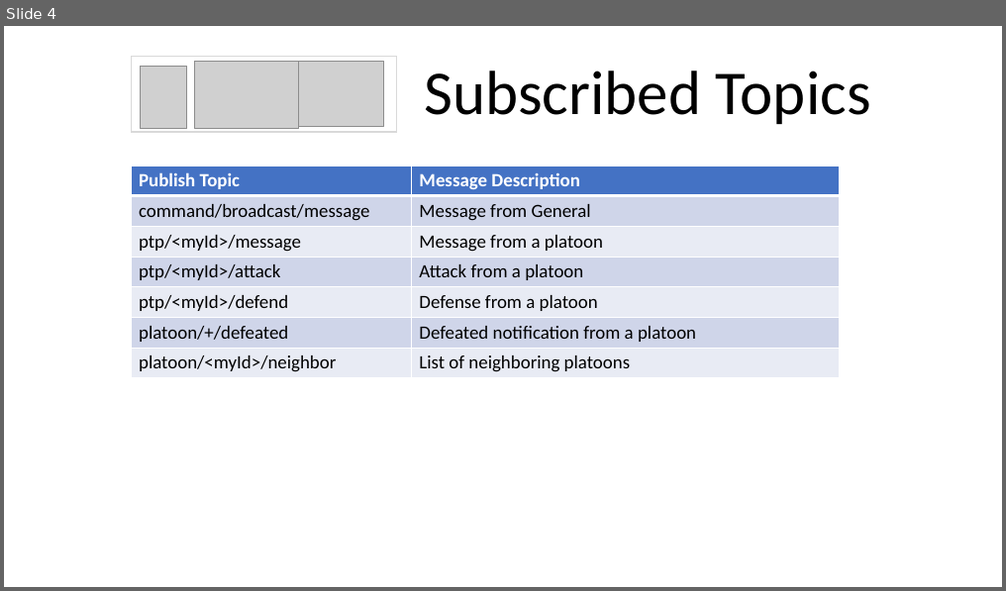
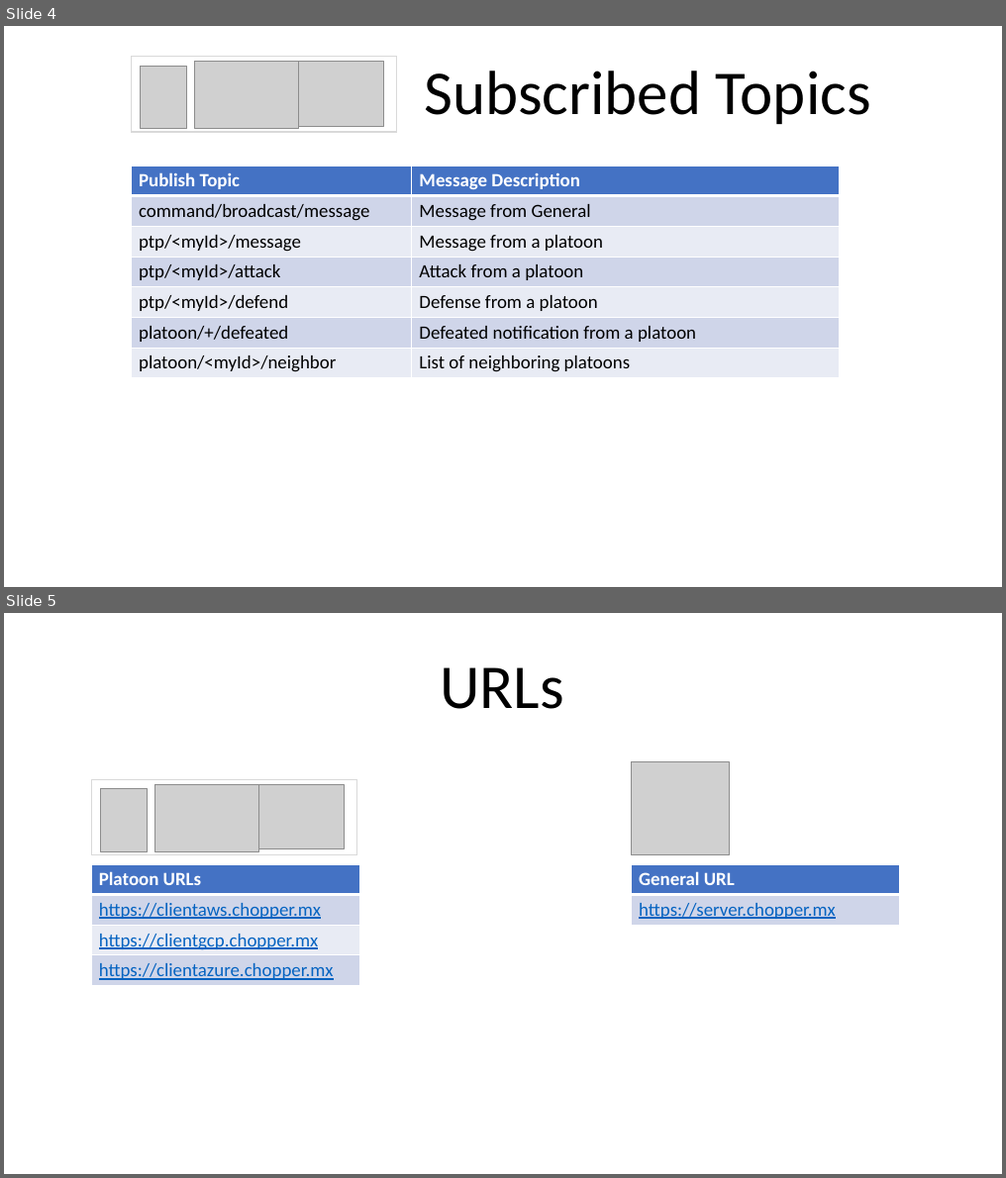
Before and after one commit to solacese/geekathon-team-6, a slide deck: webapp/overview.pptx. Shown one above the other, each under a label of ours: slide 4 before the commit, slides 4 and 5 after it. The pictures are 1006x591 and 1006x1178 pixels, drawn with LibreOffice and Linux fonts; fonts in the diff are those of the drawing; grey boxes stand for pictures. Boxes give left, top, right and bottom in pixels: in the first picture for what was removed or moved away, otherwise in the second. Text is boxed around its words. In the diff, an @@ line names an element or a change of style, - is before the commit and + after.

```diff
--- a/webapp/overview.pptx
+++ b/webapp/overview.pptx
@@ slide 5 added at [4,613,1002,1174], background #FFFFFF @@
@@ text added at [440,667,564,709], 60 pt, text #000000 @@
+URLs
@@ group added at [91,780,357,856]: 3 pictures, 1 rectangle @@
@@ picture added at [632,761,730,855] @@
@@ table added at [91,864,360,986], 4 rows, 1 columns @@
+Platoon URLs
+https://clientaws.chopper.mx
+https://clientgcp.chopper.mx
+https://clientazure.chopper.mx
@@ table added at [632,864,900,925], 2 rows, 1 columns @@
+General URL
+https://server.chopper.mx
```
